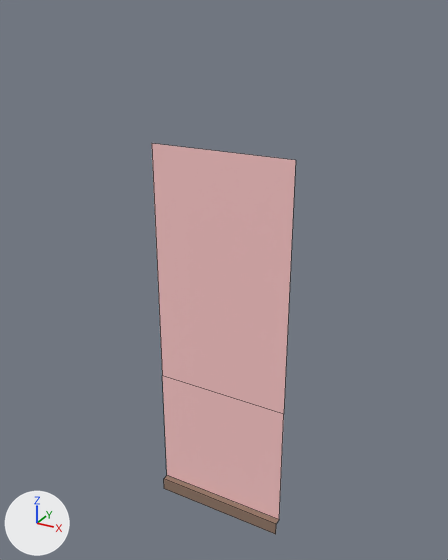
The FBX model Content/Game_Art/FBX/Archi/SM_Mur_1x1.fbx, before and after one commit.
The view is the same before and after, from a 50 mm camera at (1.34, -2.34, 3.6) aimed at (-0.5, 1.01, 1.92). Every picture has the same lights, and +X, +Y and +Z are marked at lower left. Mesh edges are drawn as thin lines. Where no turn or scale is listed for an object, it has been applied to the vertices.

The older version as bpy lines, for what is in view:
```python
me_mesh = bpy.data.meshes.new('Mesh')
me_mesh.from_pydata(...)  # 12 vertices, 4 faces; spans x -1.0..0.0, y 0.9..0.95, z 0.0..2.8
# faces by material slot: [2, 2]
me_mesh.materials.append(mat_material__40)  # pink #ffcaca
me_mesh.materials.append(mat_material__41)  # brown #937868
# before: 0 (0.0, 0.95, 2.8) at pixel (295, 160), 5 (-1.0, 0.95, 2.8) at pixel (151, 143)
ob_sm_mur_1x1 = bpy.data.objects.new('SM_Mur_1x1', me_mesh)
ob_sm_mur_1x1.location = (0.0, 0.0, 0.0)
```
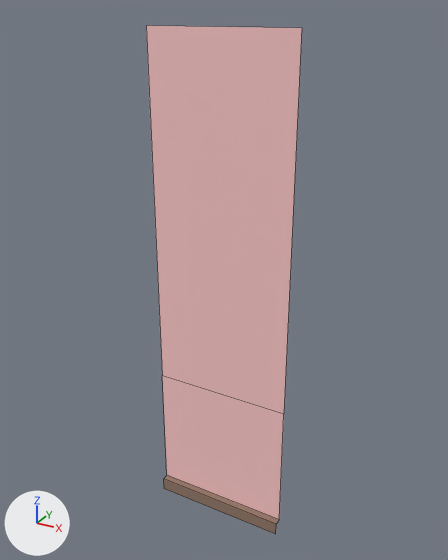
The newer file is also turned or shifted as a whole; pictures and numbers use the older file's frame.

Diff of the bpy script that builds the scene:
```diff
--- a/Content/Game_Art/FBX/Archi/SM_Mur_1x1.fbx.py
+++ b/Content/Game_Art/FBX/Archi/SM_Mur_1x1.fbx.py
@@ me_mesh @@
 me_mesh.from_pydata(...)  # 12 vertices, 4 faces; spans x -1.0..0.0, y 0.9..0.95, z 0.0..2.8
 # used by ob_sm_mur_1x1; location = (0.0, 0.0, 0.0)
 # verts and faces of me_mesh; kept vertices keep their numbers, new ones are numbered from 12
+# me_mesh part 1
+verts[0] = (0.0, 0.95, 3.5)  # moved, pixel (301, 27)
+verts[5] = (-1.0, 0.95, 3.5)  # moved, pixel (146, 25)
 me_mesh.materials.append(mat_material__40)
```

Boxes (x1, y1, x2, y2) around the edits, measured in the pictures (448 x 560 px; the box of a moved part takes in the faces that stretch with it):
'SM_Mur_1x1', reshaped (8% wider, 30% taller)
    before: (152, 143, 296, 534)
    after: (146, 26, 302, 534)
part 1 of me_mesh, moved or reshaped
    before: (152, 143, 296, 284)
    after: (146, 26, 302, 284)
